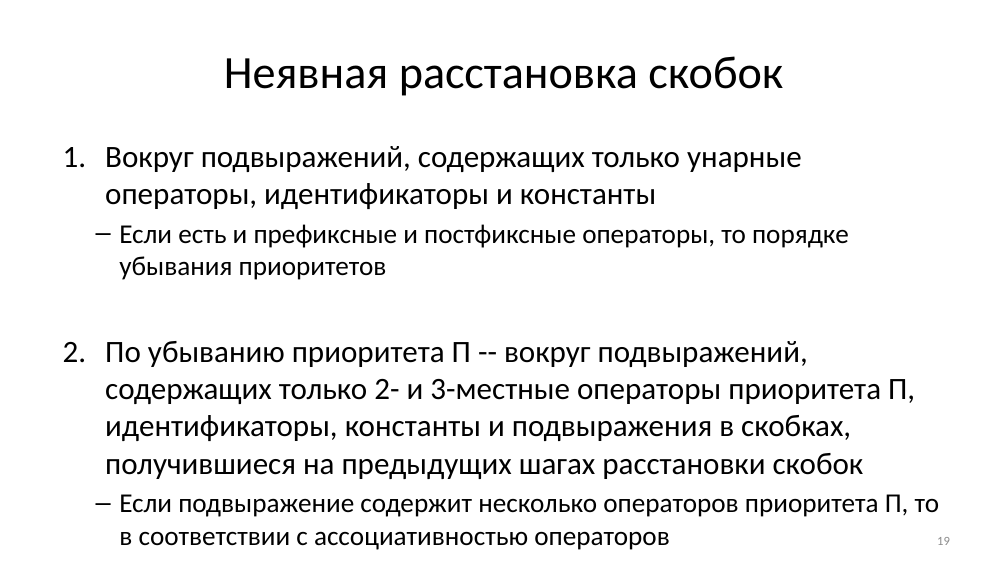
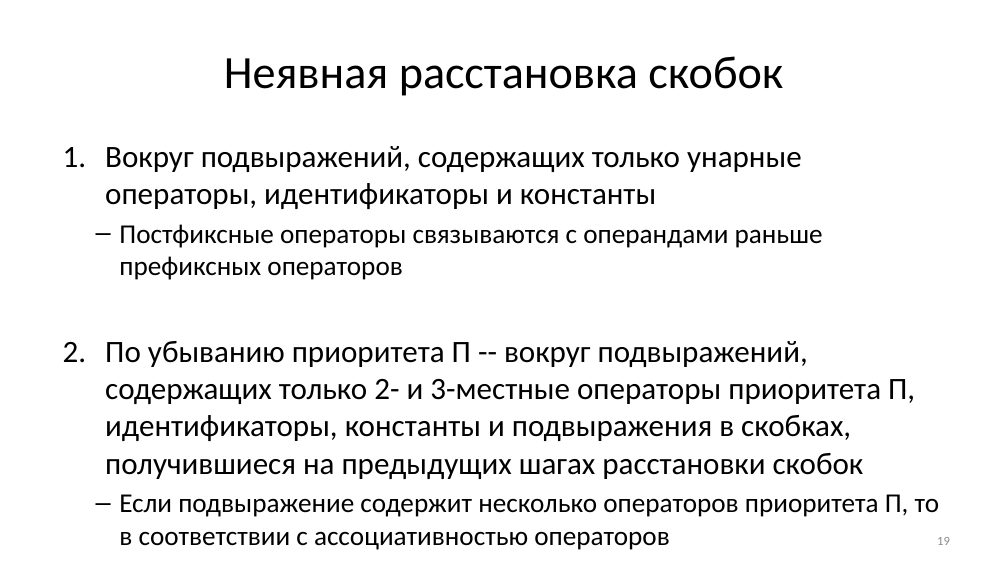
Before and after one commit to Evgueni-Petrov-aka-espetrov/Algorithms-and-Programming-in-C-pptx, a slide deck: slide 19 of 04 Выражения.pptx. Drawn at 1008x567 pixels with LibreOffice and Linux fonts; fonts in the diff are those of the drawing. Boxes give left, top, right and bottom in pixels: in the first picture for what was removed or moved away, otherwise in the second. Text is boxed around its words. In the diff, an @@ line names an element or a change of style, - is before the commit and + after.

```diff
--- a/04 Выражения.pptx
+++ b/04 Выражения.pptx
@@ text at (119,224,823,280): text changed @@
-  – Если есть и префиксные и постфиксные операторы, то порядке убывания приоритетов
+  – Постфиксные операторы связываются с операндами раньше префиксных операторов
```
Also in this commit, not shown: 8 other slides changed, 1 slide added, 2 slides removed.
